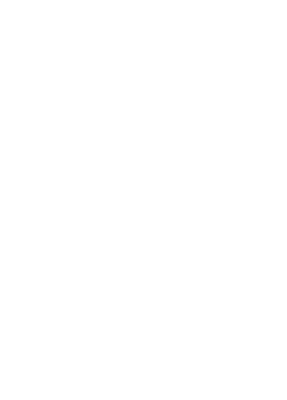
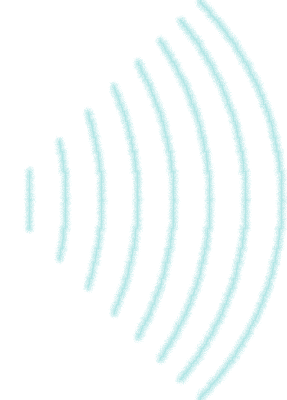
Before/after of a 287 x 400 layered artwork. What changed in the layer stack:
removed layer "Fire Cover #1" (was 68%) over (23, 0, 287, 400)
removed layer "Fire Cover" (was 43%) over (29, 0, 283, 400)
renamed "Pasted Layer" to "kraken_wave.png", showed it, painted on it over (23, 0, 287, 400)
